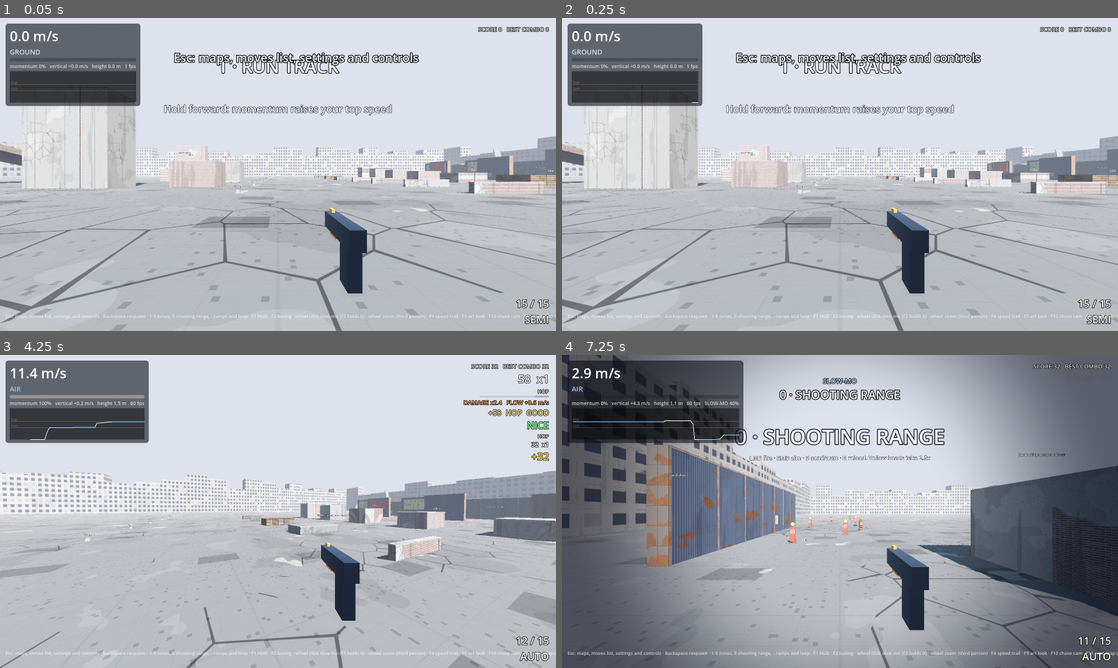
Above: before the commit, frames 1-4 (two rows, left to right).
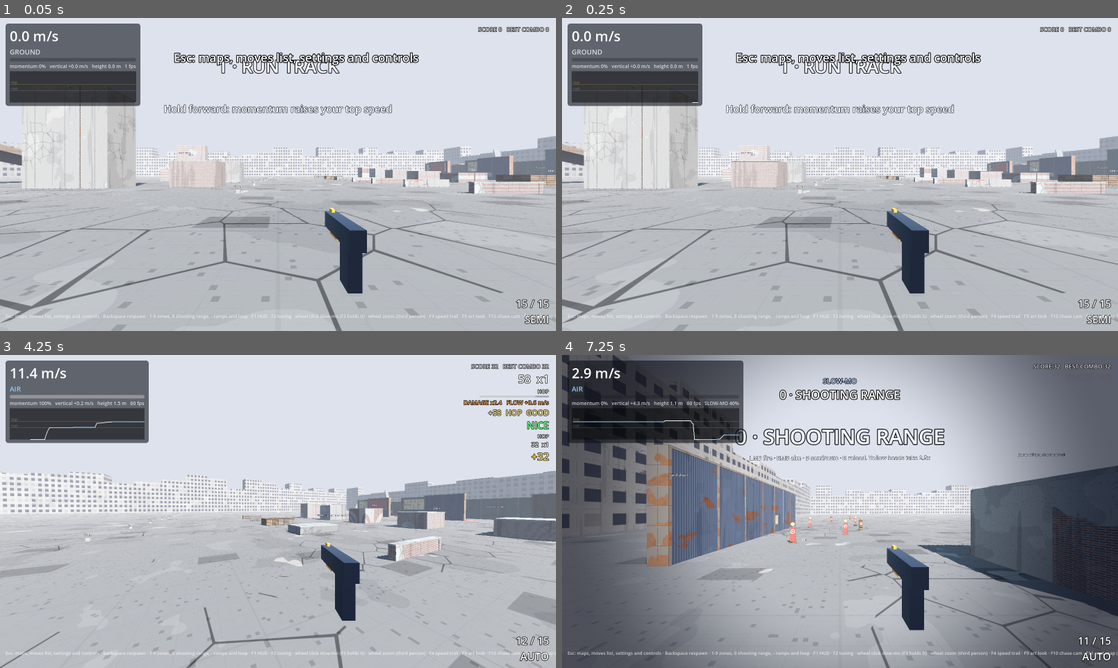
Above: after the commit, the same moments.

Repository: daxtinenichols/trickshot
Game: Godot game, scene res://levels/sandbox.tscn
Two runs of this game, one before a commit and one after it. Both use one fixed random seed, a clock stepped at 60 frames per second and the inputs below.
Inputs (mouse positions are in pixels of both pictures, inside the frame that each line leads up to):
- Up to frame 1 (0.05 s): no input
- Up to frame 2 (0.25 s): no input
- Up to frame 3 (4.25 s): tap Enter at 0.5 s; move the mouse to (305, 511) at 0.52 s; hold Right mouse button (aim) 0.53-1.28 s; hold W (move_forward) from 0.53 s (still down); click (305, 511) at 0.67 s; tap Space (jump) at 0.77, 1.52, 3.02, 3.77 s; move the mouse to (250, 511) at 1.27 s; tap Ctrl (crouch) at 1.35 s; move the mouse to (289, 505) at 2.02 s; press the mouse at (289, 505) at 2.03 s; move the mouse to (272, 517) at 2.77 s; release the mouse at (272, 517) at 2.78 s; tap B (fire_mode) at 2.85 s; click (272, 517) at 2.92 s; move the mouse to (316, 514) at 3.52 s; tap F (kick) at 3.6 s
- Up to frame 4 (7.25 s): move the mouse to (795, 508) at 4.27 s; tap Middle mouse button (slow_mo) at 4.35 s; tap Space (jump) at 4.52, 6.02, 6.77 s; move the mouse to (845, 511) at 5.02 s; hold Shift (steer) 5.03-5.78 s; click (845, 511) at 5.17 s; move the mouse to (817, 505) at 5.77 s; release W (move_forward) at 5.78 s; hold E (lean_right) 5.78-6.53 s; tap 1 (zone_1) at 5.85 s; move the mouse to (867, 511) at 6.52 s; hold W (move_forward) from 6.53 s (still down); tap 0 (zone_10) at 6.6 s

The runs differ from the first frame. In frame 1, less than 0.1% of the frame differs, in the area x 0-100%, y 42-55%; in frame 2, less than 0.1%; in frame 3, less than 0.1%; in frame 4, less than 0.1%, in the area x 15-90%, y 28-67%.

Commit message:
Grow boxes in the mesh, not with instance uniforms (GL limit); shot tool
Co-Authored-By: Claude Opus 5.5 (1M context) <noreply@anthropic.com>
Claude-Session: https://claude.ai/code/session_014biWuQxTrnH4QYGAHSi5YS

Diff:
--- a/art/look/art_look.gd
+++ b/art/look/art_look.gd
@@ -98,6 +98,7 @@
 var _attached: Array = []  # nodes this look added, removed when turned off
 var _hidden: Array = []  # graybox meshes a dress replaced, shown again when off
 var _marks := 0  # floor marks laid so far (layer_box)
+var _resized: Array = []  # [MeshInstance3D, original mesh, original position]
 ## Dress obstacles as the city (concrete, brick, crates, hoardings). Off
 ## keeps the color-coded blocks under the weathered look.
 var dress_obstacles := true
@@ -259,12 +260,16 @@
 
 
 func layer_box(g: MeshInstance3D) -> void:
+	if g.has_meta("box_grow") or g.has_meta("face_lift"):
+		return
 	if g.mesh is PlaneMesh or g.mesh is QuadMesh:
 		# Floor marks lie on the floor and on each other: each one lifts
 		# 0.5 mm more than the last, in a cycle of 8.
 		var lift := 0.0005 * (1 + _marks % 8)
 		_marks += 1
-		g.set_instance_shader_parameter("face_lift", lift)
+		_resized.append([g, g.mesh, g.position])
+		var up := Vector3.UP if g.mesh is PlaneMesh else Vector3.BACK
+		g.position += (g.basis * up).normalized() * lift
 		g.set_meta("face_lift", lift)
 	elif g.mesh is BoxMesh and g.material_override:
 		var layer: float = g.material_override.get_meta("layer", LAYERS.size() * 0.5)
@@ -273,9 +278,18 @@
 			# A dressed box stays under its dress pieces (2 mm and up) but
 			# apart from other dressed boxes it touches.
 			grow = 0.0005 + 0.0001 * layer
-		g.set_instance_shader_parameter("box_grow", grow)
-		# The dummy renderer (headless audits) doesn't keep instance uniforms.
-		g.set_meta("box_grow", grow)
+		_grow(g, grow)
+
+
+## Draws a box `grow` m bigger on every side: its own copy of the mesh, put
+## back when the look turns off.
+func _grow(g: MeshInstance3D, grow: float) -> void:
+	var bm := g.mesh as BoxMesh
+	var grown := bm.duplicate() as BoxMesh
+	grown.size = bm.size + Vector3.ONE * grow * 2.0
+	_resized.append([g, bm, g.position])
+	g.mesh = grown
+	g.set_meta("box_grow", grow)
 
 
 ## Dresses a gameplay obstacle (or a whole building) as part of the city.
@@ -301,8 +315,10 @@
 	var i := 0
 	for mi: Node in dress.find_children("*", "MeshInstance3D", true, false):
 		if (mi as MeshInstance3D).mesh is BoxMesh:
+			# Dress pieces are the dress's own: grown in place, for good.
+			var bm := (mi as MeshInstance3D).mesh as BoxMesh
 			var grow := 0.002 + 0.00025 * (i % 16) + 0.000125 * (i / 16 % 2)
-			mi.set_instance_shader_parameter("box_grow", grow)
+			bm.size += Vector3.ONE * grow * 2.0
 			mi.set_meta("box_grow", grow)
 			i += 1
 
@@ -481,6 +497,13 @@
 		if is_instance_valid(g):
 			g.visible = true
 	_hidden.clear()
+	for r in _resized:
+		if is_instance_valid(r[0]):
+			r[0].mesh = r[1]
+			r[0].position = r[2]
+			r[0].remove_meta("box_grow")
+			r[0].remove_meta("face_lift")
+	_resized.clear()
 	# Iterate a copy of the keys: walking a Dictionary keyed by an object that
 	# has since been freed (a sun from an unloaded level) can loop forever.
 	for res: Variant in _env_backup.keys():
--- a/art/look/coplanar.gd
+++ b/art/look/coplanar.gd
@@ -22,13 +22,7 @@
 			continue
 		var xf := mi.global_transform
 		var faces := mi.mesh.get_faces()
-		# ArtLook grows boxes a little when drawn (see ArtLook.box_grow).
-		var grow: Variant = mi.get_meta("box_grow", 0.0) if mi.mesh is BoxMesh else 0.0
-		if grow is float and grow > 0.0:
-			for i in faces.size():
-				faces[i] += faces[i].sign() * grow
 		var mat := _material(mi)
-		var lift: float = mi.get_meta("face_lift", 0.0)
 		for i in range(0, faces.size(), 3):
 			var a: Vector3 = xf * faces[i]
 			var b: Vector3 = xf * faces[i + 1]
@@ -40,7 +34,7 @@
 			n = n.normalized()
 			if n.y < -0.9 and maxf(a.y, maxf(b.y, c.y)) < 0.05:
 				continue  # the underside of something standing on the ground
-			tris.append([a, b, c, n, n.dot(a) + lift, id, mat, mi])
+			tris.append([a, b, c, n, n.dot(a), id, mat, mi])
 		id += 1
 	return tris
 
--- a/art/shaders/wasteland.gdshader
+++ b/art/shaders/wasteland.gdshader
@@ -37,15 +37,7 @@
 varying vec3 world_pos;
 varying vec3 world_normal;
 
-// Boxes grow by a few millimeters, smaller boxes more (set per instance by
-// ArtLook.layer_boxes), so two looks never sit in the same plane: a detail
-// laid flush on a wall or floor always draws on top instead of flickering.
-instance uniform float box_grow = 0.0;
-// Flat marks (planes, quads) lift off what they lie on the same way.
-instance uniform float face_lift = 0.0;
-
 void vertex() {
-	VERTEX += sign(VERTEX) * box_grow + NORMAL * face_lift;
 	world_pos = (MODEL_MATRIX * vec4(VERTEX, 1.0)).xyz;
 	world_normal = normalize((MODEL_MATRIX * vec4(NORMAL, 0.0)).xyz);
 }
--- /dev/null
+++ b/art/tools/glitch_shots.gd
@@ -0,0 +1,73 @@
+extends SceneTree
+## Renders fixed views for checking flicker, shadows and clipping, so the
+## same shots can be taken before and after a change.
+##   xvfb-run -a -s "-screen 0 1280x720x24" godot --path . --fixed-fps 60 -s res://art/tools/glitch_shots.gd -- <out_dir> <shot> [<shot>...]
+## A shot is name@level@x,y,z@yaw,pitch (degrees; yaw 0 looks down -Z), or
+## name@level@start+<meters> for head height that far down the course from
+## the start. level is a mission id or a res:// scene.
+
+const MISSION := "res://campaign/mission.tscn"
+
+
+func _initialize() -> void:
+	_run.call_deferred()
+
+
+func _run() -> void:
+	var args := OS.get_cmdline_user_args()
+	var out := args[0]
+	DirAccess.make_dir_recursive_absolute(out)
+	var campaign: Script = load("res://campaign/campaign.gd")
+	campaign.persist = false
+	root.size = Vector2i(1280, 720)
+	for spec: String in args.slice(1):
+		var parts := spec.split("@")
+		var level := _open(campaign, parts[1])
+		for i in 10:
+			await physics_frame
+		var player := level.get_node_or_null("Player") as Node3D
+		var cam := Camera3D.new()
+		cam.near = 0.05
+		cam.far = 600.0
+		cam.fov = 80.0
+		cam.cull_mask &= ~4
+		level.add_child(cam)
+		if parts[2].begins_with("start"):
+			var ahead := float(parts[2].trim_prefix("start+")) if parts[2].contains("+") else 0.0
+			var fwd := -player.global_basis.z
+			fwd.y = 0.0
+			cam.global_position = player.global_position + fwd.normalized() * ahead + Vector3.UP * 1.6
+			cam.look_at(cam.global_position + fwd)
+		else:
+			var p := parts[2].split_floats(",")
+			var r := parts[3].split_floats(",")
+			cam.global_position = Vector3(p[0], p[1], p[2])
+			cam.rotation_degrees = Vector3(r[1], r[0], 0.0)
+		cam.current = true
+		for i in 30:
+			await process_frame
+		var img := root.get_texture().get_image()
+		img.save_png("%s/%s.png" % [out, parts[0]])
+		print("saved ", parts[0])
+		level.queue_free()
+		await process_frame
+		await process_frame
+	quit()
+
+
+func _open(campaign: Script, id: String) -> Node:
+	var level: Node
+	if id.begins_with("res://"):
+		level = (load(id) as PackedScene).instantiate()
+	else:
+		var all: Array = campaign.missions()
+		for i in all.size():
+			if all[i].id == id:
+				campaign.current = i
+		level = load(MISSION).instantiate()
+	root.add_child(level)
+	var p := level.get_node_or_null("Player")
+	if p:
+		p.set("use_device_input", false)
+		p.set_physics_process(false)
+	return level
